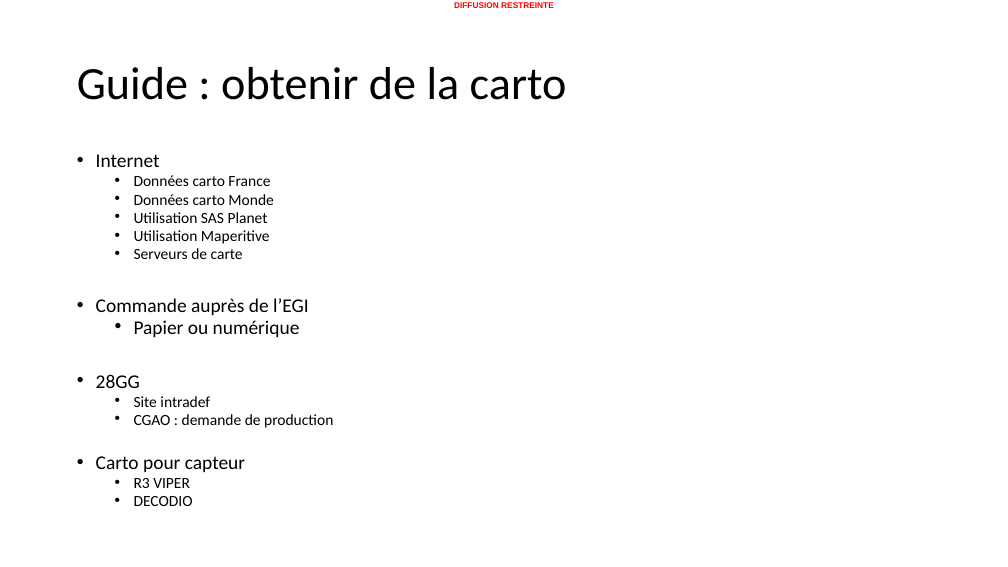
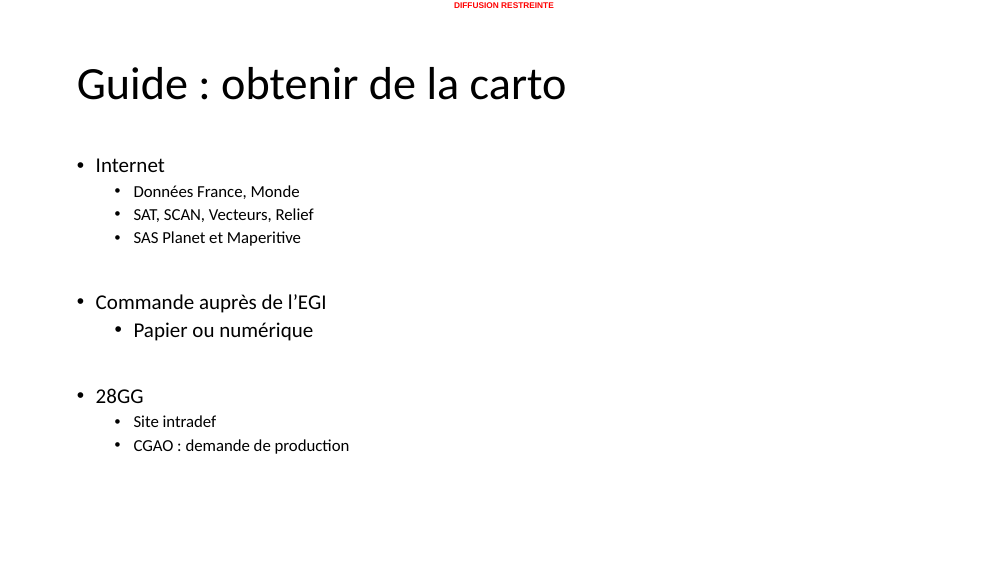
Before and after one commit to 20100dbg/OutilsGeo, a slide deck: slide 2 of cours/Guide - obtenir des cartes.pptx. Drawn at 1008x567 pixels with LibreOffice and Linux fonts; fonts in the diff are those of the drawing; background and template pictures are left out. Boxes give left, top, right and bottom in pixels: in the first picture for what was removed or moved away, otherwise in the second. Text is boxed around its words. In the diff, an @@ line names an element or a change of style, - is before the commit and + after.

```diff
--- a/cours/Guide - obtenir des cartes.pptx
+++ b/cours/Guide - obtenir des cartes.pptx
@@ text at <box>96,158,350,454</box>: size 18.5 to 20 pt in "Internet", "Commande auprès de l’EGI", "Papier ou numérique", "28GG"; size 14.8 to 16 pt in "Site intradef", "CGAO : demande de production"; line spacing 0.7 to 0.9 @@
@@ text at <box>134,185,314,246</box>: text changed; size 14.8 to 16 pt @@
-  • Données carto France
-  • Données carto Monde
-  • Utilisation SAS Planet
-  • Utilisation Maperitive
-  • Serveurs de carte
+  • Données France, Monde
+  • SAT, SCAN, Vecteurs, Relief
+  • SAS Planet et Maperitive
@@ text at <box>96,456,245,506</box>: paragraphs removed @@
-• Carto pour capteur
-  • R3 VIPER
-  • DECODIO
```
Also in this commit, not shown: 16 other slides changed, 9 slides added, 14 slides removed, 4 other files.
